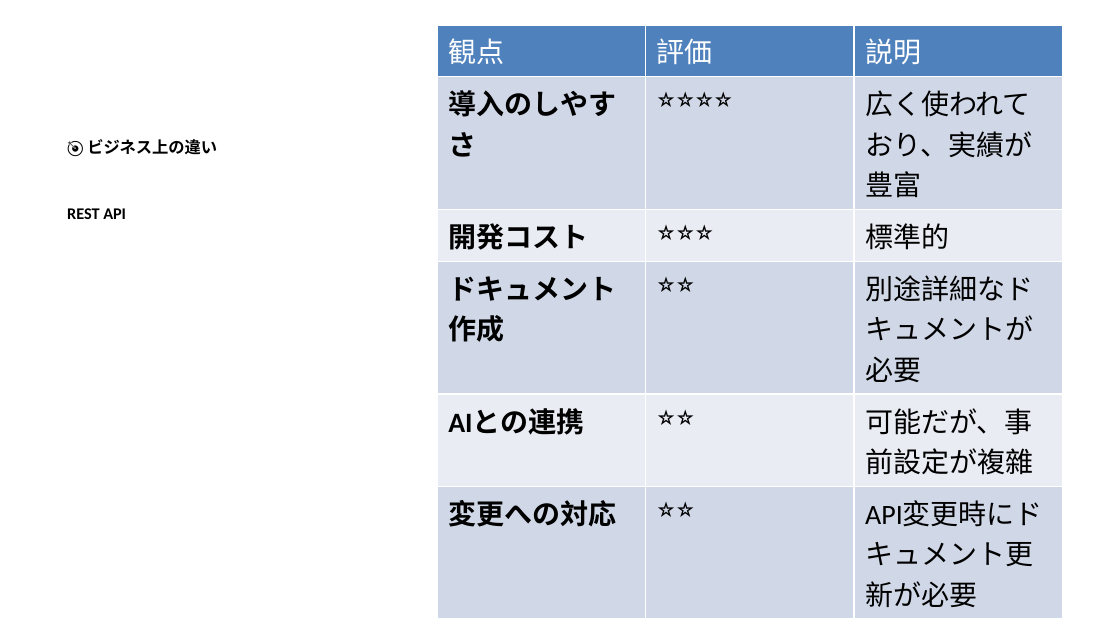
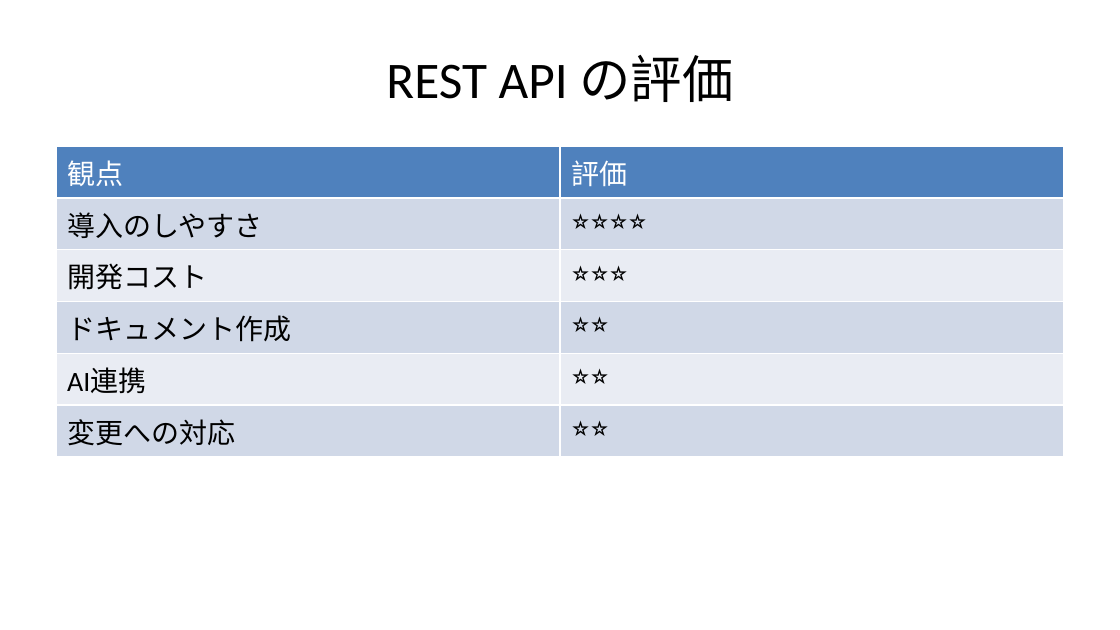
Before and after one commit to MasaoAsano/mcp-handson, a slide deck: slide 11 of chapter-01/quickguide.pptx (slide 5 before the commit). Drawn at 1120x630 pixels with LibreOffice and Linux fonts; fonts in the diff are those of the drawing. Boxes give left, top, right and bottom in pixels: in the first picture for what was removed or moved away, otherwise in the second. Text is boxed around its words. In the diff, an @@ line names an element or a change of style, - is before the commit and + after.

Commit message:
docs: Improve PowerPoint presentation layout
- Create presentation-optimized markdown (quickguide-slides.md)
- Better slide pagination with explicit breaks
- Reduced content per slide for readability
- Improved text sizing for display
- Split complex content across multiple slides

```diff
--- a/chapter-01/quickguide.pptx
+++ b/chapter-01/quickguide.pptx
@@ title added at box(386, 55, 733, 102), 33 pt, text #000000 @@
+REST API の評価
@@ table at box(56, 147, 1064, 562) @@
-column 1, row 5: AIとの連携
+column 1, row 5: AI連携
-column 3: 説明 | 広く使われており、実績が豊富 | 標準的 | 別途詳細なドキュメントが必要 | 可能だが、事前設定が複雜 | API変更時にドキュメント更新が必要
@@ table: place and size @@
-table at box(437, 25, 1062, 561)
+table at box(56, 147, 1064, 562)
@@ text removed at box(67, 139, 217, 219) @@
-🎯 ビジネス上の違い
-REST API
```
Also in this commit, not shown: 10 other slides changed, 18 slides added, 3 slides removed, 1 other file.
